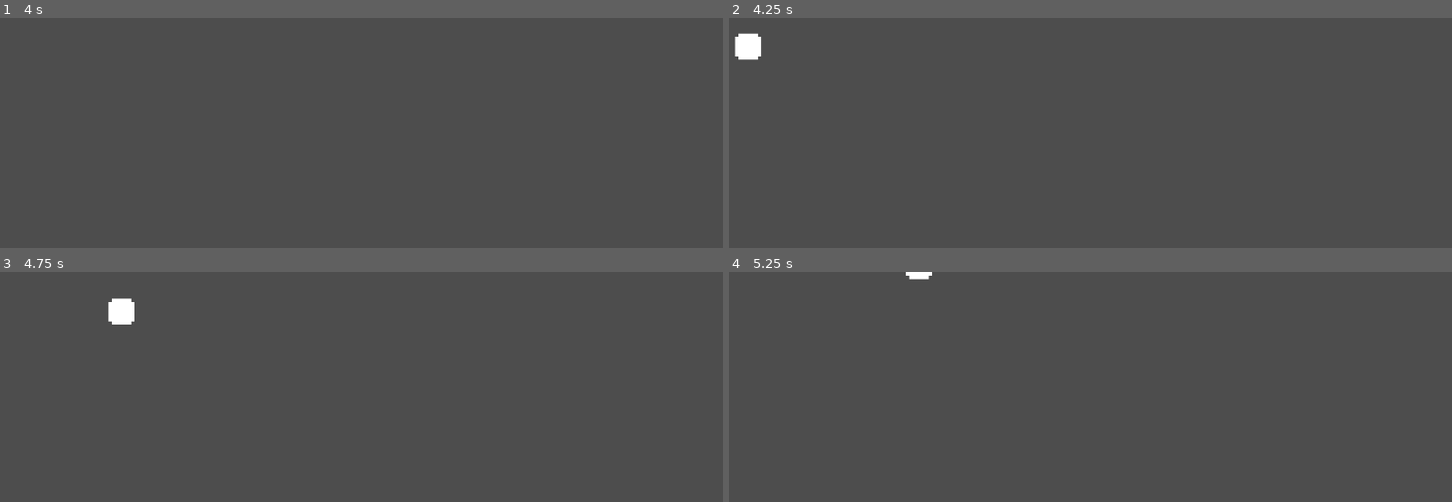
Above: before the commit, frames 1-4 (two rows, left to right).
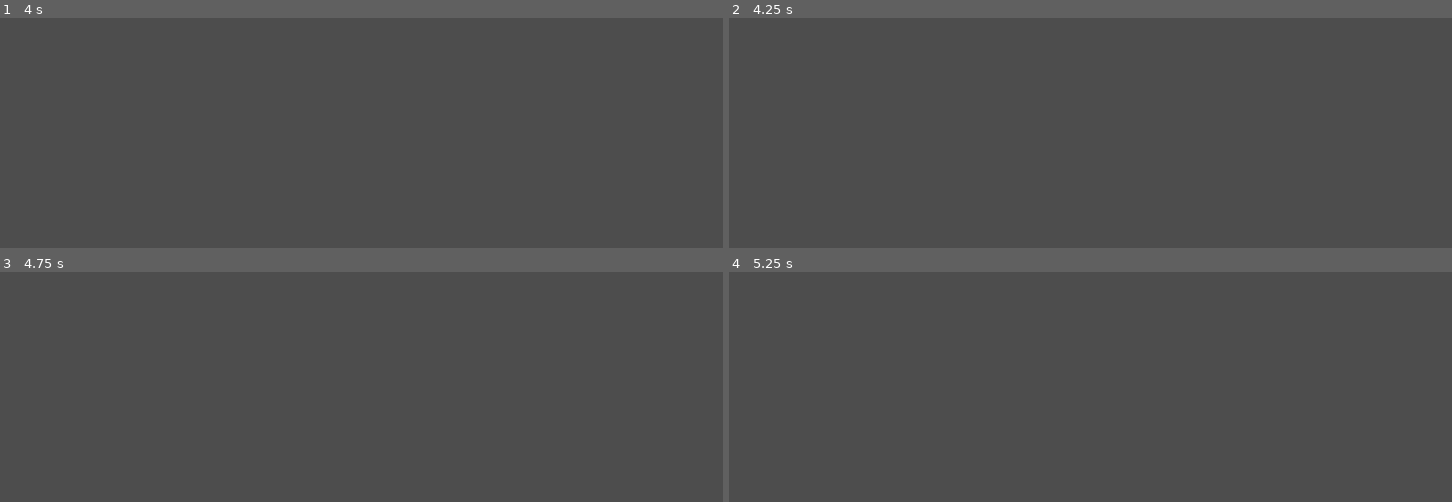
Above: after the commit, the same moments.

Repository: Tavyah/Snake
Game: Godot game, scene res://Scenes/Game.tscn
Same seed, same stepped clock (60 frames per second), same inputs: the game is played once before the commit and once after it.
Inputs:
- Up to frame 1 (4 s): tap Enter at 0.5, 2.75 s; hold W (move_up) 0.53-2.03 s; tap Space at 2, 3.5 s; hold Right (move_left) 2.03-3.53 s; hold Down (move_down) from 3.53 s (still down)
- Up to frame 2 (4.25 s): keep holding Down (move_down)
- Up to frame 3 (4.75 s): release Down (move_down) at 4.28 s; hold D (move_right) from 4.28 s (still down)
- Up to frame 4 (5.25 s): release D (move_right) at 5.03 s; hold W (move_up) from 5.03 s (still down)

Frame 1 is identical in both runs. In frame 2, 0.4% of the frame differs, in the area x 0-5%, y 6-19%; in frame 3, 0.4%; in frame 4, 0.1%.

Commit message:
player out of screen function added

Diff:
--- a/Scenes/Snake.tscn
+++ b/Scenes/Snake.tscn
@@ -16,4 +16,9 @@
 [node name="CollisionShape2D" type="CollisionShape2D" parent="."]
 shape = SubResource("RectangleShape2D_t0nn5")
 
+[node name="VisibleOnScreenNotifier2D" type="VisibleOnScreenNotifier2D" parent="."]
+position = Vector2(2.38419e-07, 2.38419e-07)
+scale = Vector2(0.4, 0.4)
+
 [connection signal="body_entered" from="." to="." method="_on_body_entered"]
+[connection signal="screen_exited" from="VisibleOnScreenNotifier2D" to="." method="_on_visible_on_screen_notifier_2d_screen_exited"]
--- a/Scenes/snake.gd
+++ b/Scenes/snake.gd
@@ -42,3 +42,8 @@
 	position = pos
 	show()
 	$CollisionShape2D.disabled = false
+
+func _on_visible_on_screen_notifier_2d_screen_exited() -> void:
+	queue_free()
+	#TODO Add restart game
+	print("Im dead")
